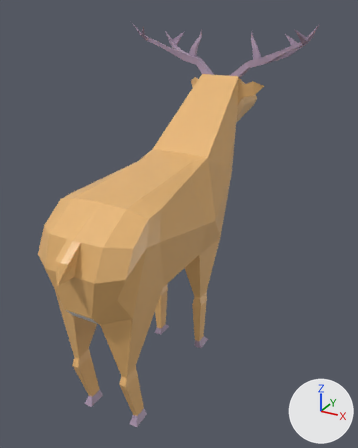
An edit to the FBX model Assets/Items/Mobs/Fawn.fbx, drawn before and after from the same camera.
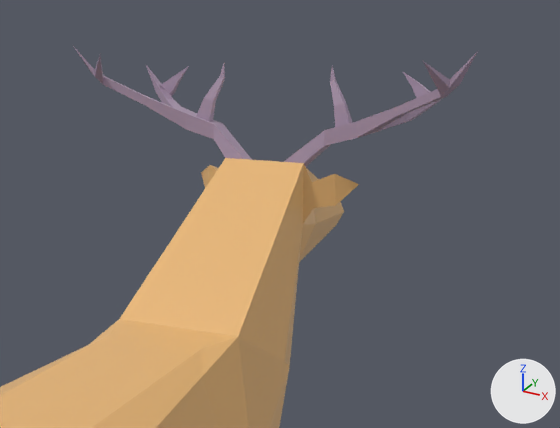
Old and new are each drawn whole from a 50 mm lens placed at (3.82, -6.02, 5.91), pointed at (0.08, 0.78, 2.5) and again close up on the part from 27% to 100% of the width and 0% to 45% of the height. Arrows for +X, +Y and +Z are at lower right; the lights stay in place. Vertices at the same position are counted once.

The first close-up shows 'Deer'.
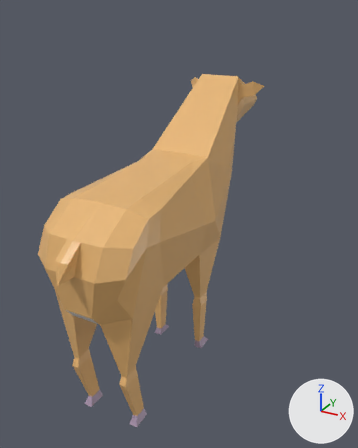
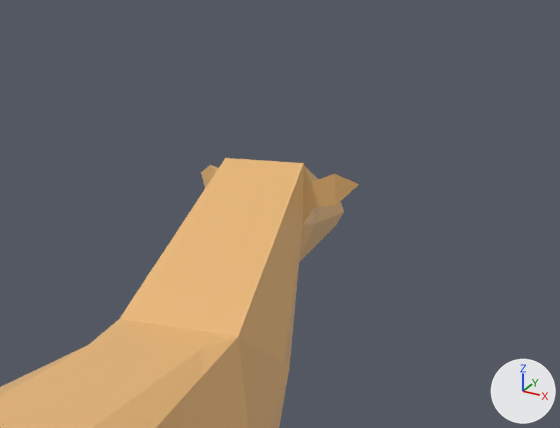
Location of each change, [x1, y1, x2, y2] in pixels of the close-ups (560 x 428 px):
'Deer', reshaped
    before: [0, 46, 478, 428]
    after: [0, 158, 359, 428]
part 1 of me_cube, cut back
    before: [73, 46, 478, 167]

Diff of the bpy script that builds the scene:
```diff
--- a/Assets/Items/Mobs/Fawn.fbx.py
+++ b/Assets/Items/Mobs/Fawn.fbx.py
@@ me_cube @@
 # used by ob_deer; location = (0.0, 0.0, 0.0)
-me_cube.from_pydata(...)  # 328 vertices, 361 faces; spans x -1.75..1.75, y -2.14..3.94, z 0.01..5.66
+me_cube.from_pydata(...)  # 214 vertices, 227 faces; spans x -0.8..0.8, y -2.14..3.94, z 0.01..4.77
+# me_cube part 1
+# 114 vertices are removed from x -1.75..1.75, y 2.12..3.0, z 4.91..5.66
+# 136 faces are deleted
+# 2 new faces join them, mat_fur (beige #e7b574)
 me_cube.materials.append(mat_fur)
```
